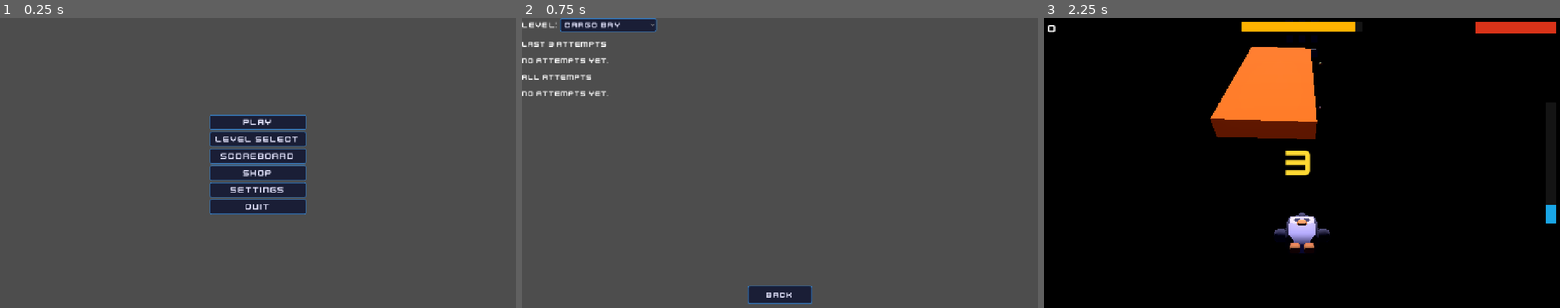
Above: before the commit, frames 1-3 (left to right).
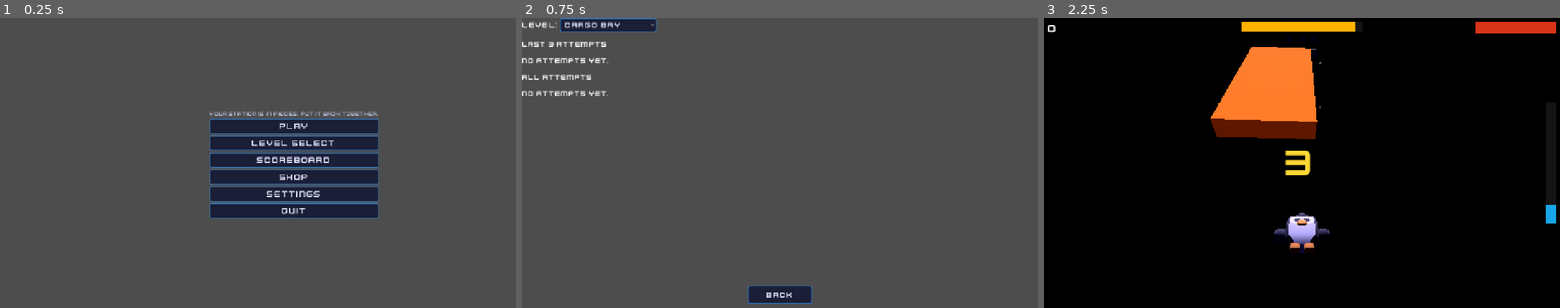
Above: after the commit, the same moments.

Repository: Dinozor/space-jumper
Game: Godot game, scene res://game/main/main.tscn
Same seed, same stepped clock (60 frames per second), same inputs: the game is played once before the commit and once after it.
Inputs:
- Up to frame 1 (0.25 s): no input
- Up to frame 2 (0.75 s): click "Scoreboard" at 0.5 s
- Up to frame 3 (2.25 s): click "BACK" at 1.25 s; click "Play" at 2 s

The runs differ from the first frame. In frame 1, 8.7% of the frame differs, in the area x 40-74%, y 32-70%; in frame 2, nothing differs; in frame 3, nothing differs.

Commit message:
feat(menu): add story subtitle to main menu

Diff:
--- a/game/menu/main_menu.tscn
+++ b/game/menu/main_menu.tscn
@@ -18,9 +18,16 @@
 anchor_right = 0.5
 anchor_bottom = 0.5
 offset_left = -120.0
-offset_top = -120.0
+offset_top = -130.0
 offset_right = 120.0
-offset_bottom = 120.0
+offset_bottom = 130.0
+
+[node name="Subtitle" type="Label" parent="VBox"]
+layout_mode = 2
+text = "Your station is in pieces. Put it back together."
+horizontal_alignment = 1
+theme_override_font_sizes/font_size = 13
+modulate = Color(0.7, 0.75, 0.85, 1.0)
 
 [node name="PlayButton" type="Button" parent="VBox" unique_id=264093592]
 layout_mode = 2
